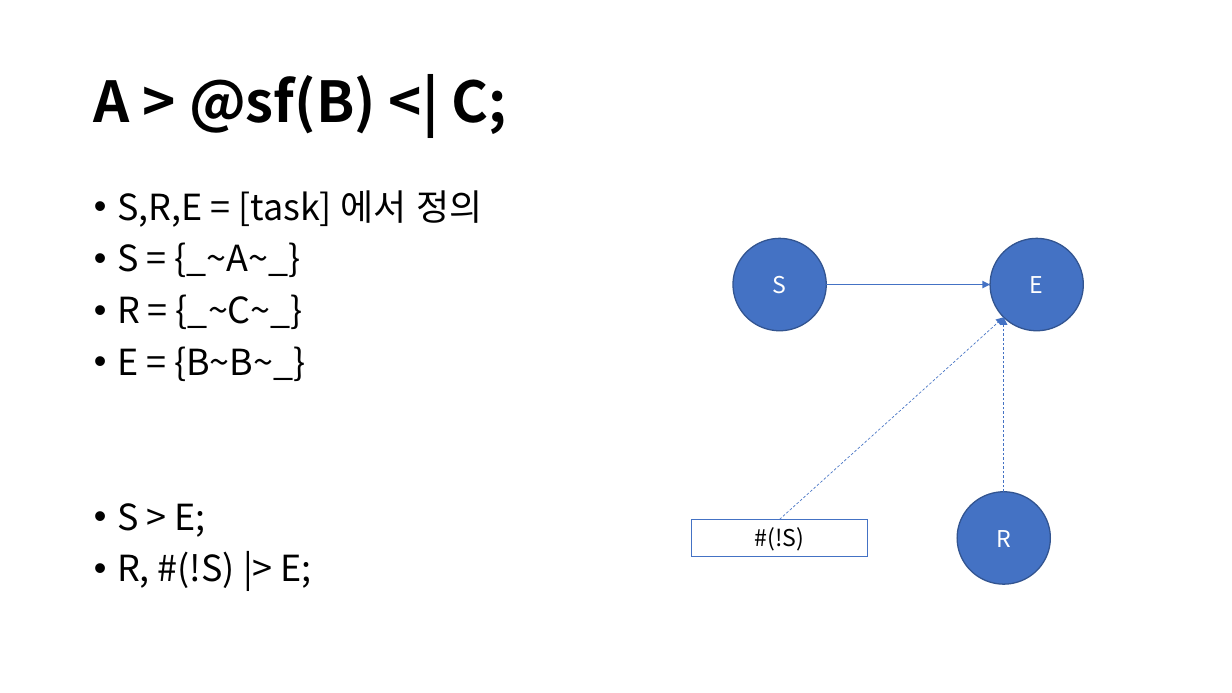
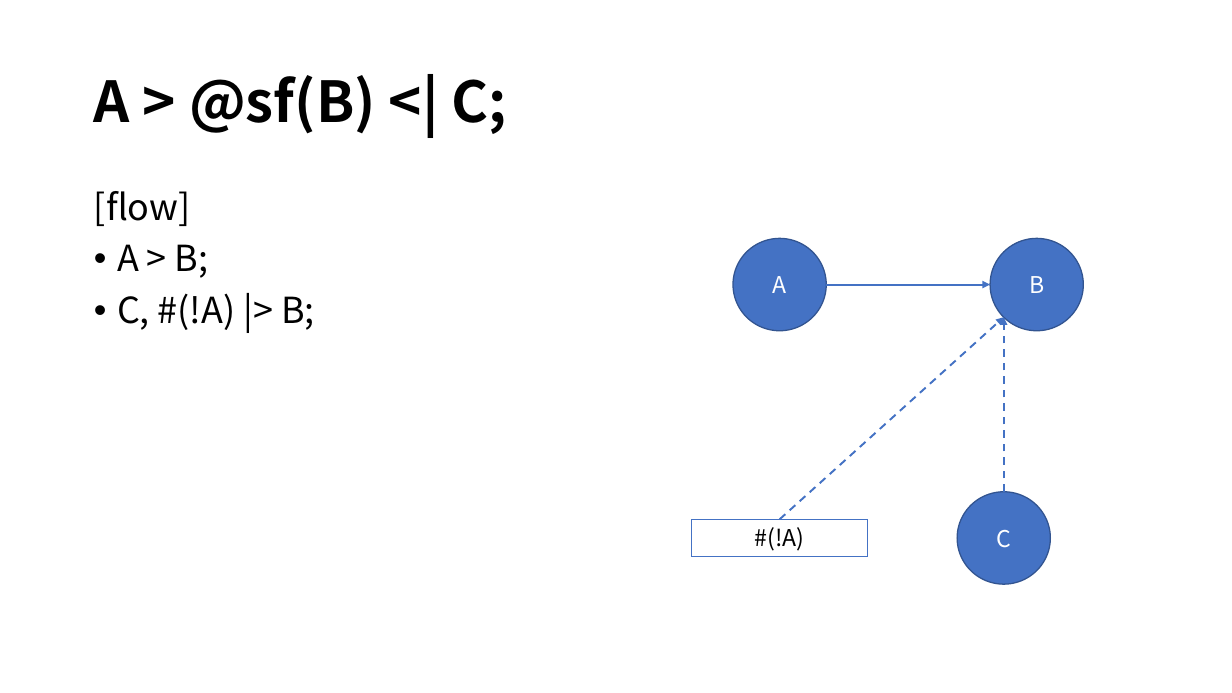
Before and after one commit to DualsoftDev/ds, a slide deck: slide 2 of Doc/PowerPoint/macro.pptx. Drawn at 1232x693 pixels with LibreOffice and Linux fonts; fonts in the diff are those of the drawing. Boxes give left, top, right and bottom in pixels: in the first picture for what was removed or moved away, otherwise in the second. Text is boxed around its words. In the diff, an @@ line names an element or a change of style, - is before the commit and + after.

```diff
--- a/Doc/PowerPoint/macro.pptx
+++ b/Doc/PowerPoint/macro.pptx
@@ text at box(94, 191, 315, 330): text changed @@
-• S,R,E = [task] 에서 정의
-• S = {_~A~_}
-• R = {_~C~_}
-• E = {B~B~_}
-• S > E;
-• R, #(!S) |> E;
+[flow]
+• A > B;
+• C, #(!A) |> B;
@@ text in ellipse at box(773, 276, 787, 293): text changed @@
-S
+A
@@ text in ellipse at box(1029, 276, 1044, 293): text changed @@
-E
+B
@@ arrow (780, 519) - (1004, 317): stroke #4472C4 0.5 pt dashed to #4472C4 1.5 pt dashed @@
@@ arrow (1004, 492) - (1004, 317): stroke #4472C4 0.5 pt dashed to #4472C4 1.5 pt dashed @@
@@ text in rectangle at box(755, 527, 805, 551): text changed @@
-#(!S)
+#(!A)
@@ text in ellipse at box(996, 530, 1011, 548): text changed @@
-R
+C
```
Also in this commit, not shown: 1 other slide changed, 3 slides added, 1 slide removed.
